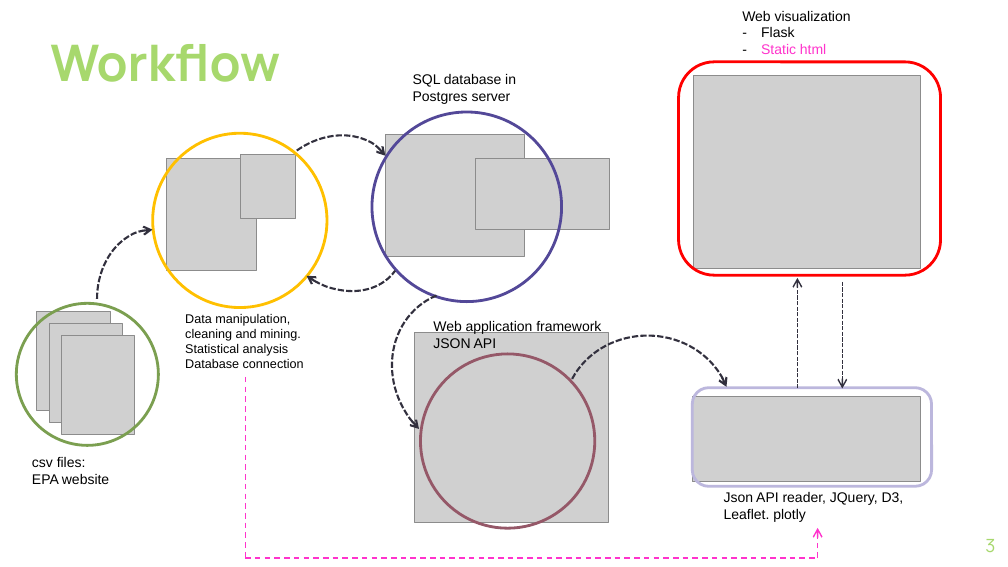
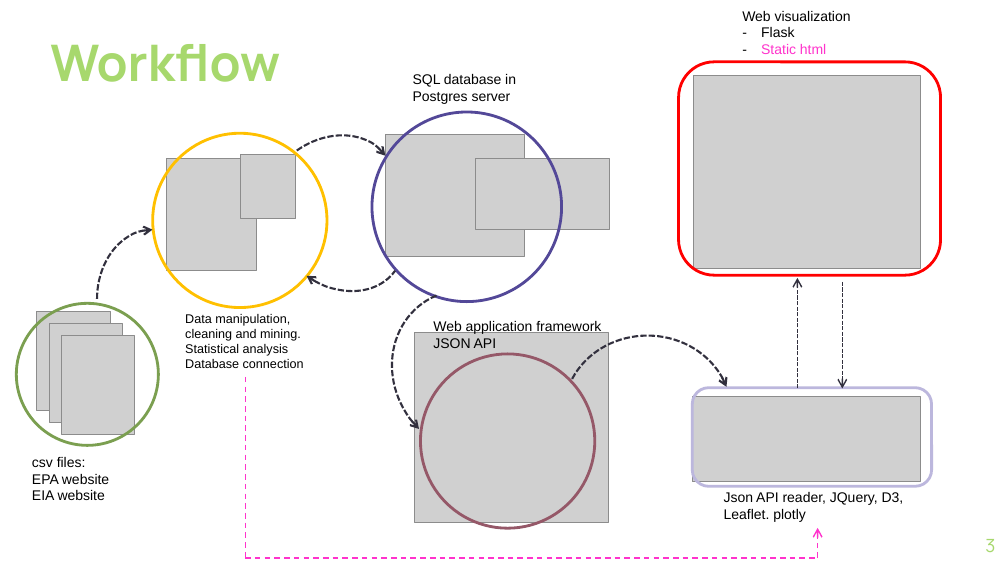
Before and after one commit to fpwirth/Data-Analytics-Project-2, a slide deck: slide 3 of ppt/theBigGreen.pptx. Drawn at 1008x567 pixels with LibreOffice and Linux fonts; fonts in the diff are those of the drawing; grey boxes stand for pictures; background and template pictures are left out. Boxes give left, top, right and bottom in pixels: in the first picture for what was removed or moved away, otherwise in the second. Text is boxed around its words. In the diff, an @@ line names an element or a change of style, - is before the commit and + after.

Commit message:
final ppt

```diff
--- a/ppt/theBigGreen.pptx
+++ b/ppt/theBigGreen.pptx
@@ text at bbox=[32, 490, 105, 500]: paragraph added @@
+EIA website
```
